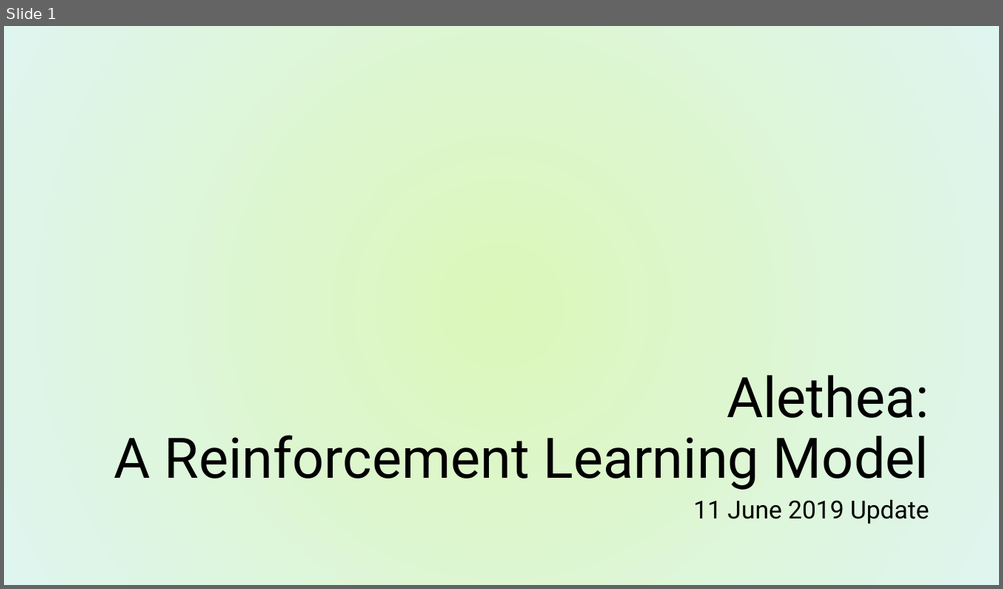
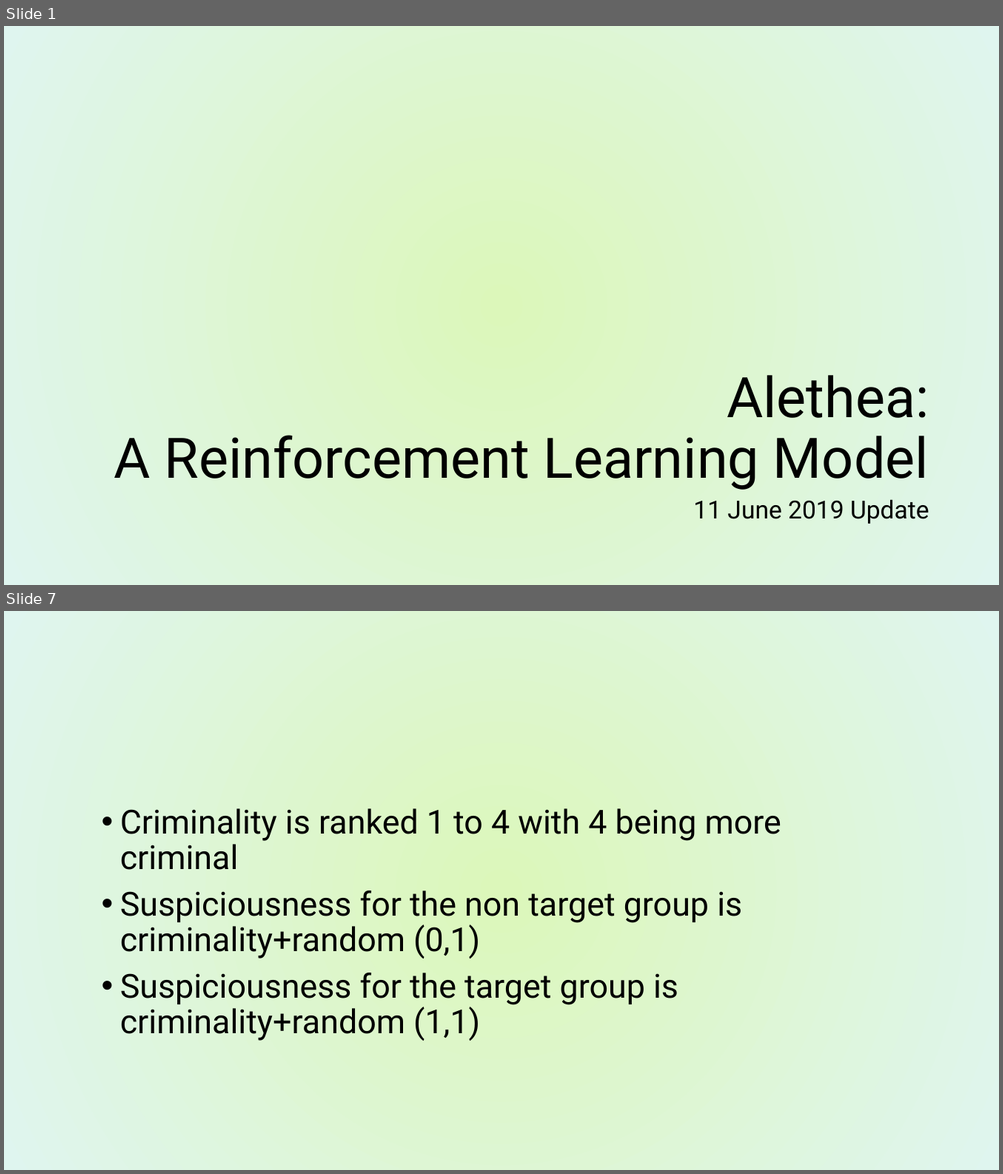
Before and after one commit to Kgatliffe/Alethea, a slide deck: Alethea11June2019.pptx. Shown one above the other, each under a label of ours: slide 1 before the commit, slides 1 and 7 after it; the slides between them are not shown. The pictures are 1003x589 and 1003x1174 pixels, drawn with LibreOffice and Linux fonts; fonts in the diff are those of the drawing; background and template pictures are left out. Boxes give left, top, right and bottom in pixels: in the first picture for what was removed or moved away, otherwise in the second. Text is boxed around its words. In the diff, an @@ line names an element or a change of style, - is before the commit and + after.

```diff
--- a/Alethea11June2019.pptx
+++ b/Alethea11June2019.pptx
@@ slide 7 added at <box>4,611,999,1170</box>, background picture (left out) @@
@@ text added at <box>120,809,781,1041</box>, 32 pt, text #000000 @@
+• Criminality is ranked 1 to 4 with 4 being more criminal
+• Suspiciousness for the non target group is criminality+random (0,1)
+• Suspiciousness for the target group is criminality+random (1,1)
```
Also in this commit, not shown: 6 other slides added, 2 slides removed, 46 other files.
